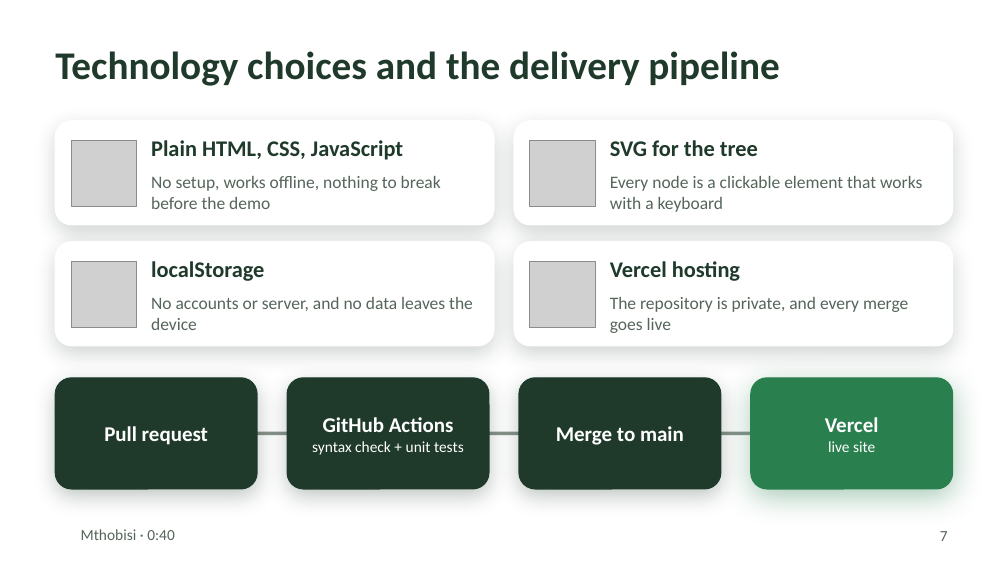
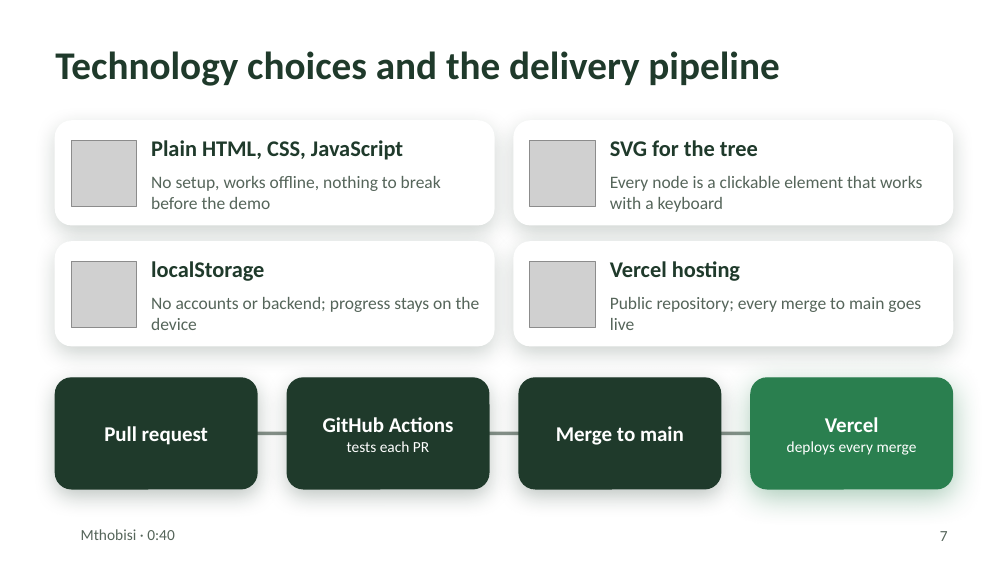
Before and after one commit to 404-name-not-found-cos750/cos212-app, a slide deck: slide 7 of slides/Tree-Hop-presentation.pptx. Drawn at 1008x567 pixels with LibreOffice and Linux fonts; fonts in the diff are those of the drawing; grey boxes stand for pictures; background and template pictures are left out. Boxes give left, top, right and bottom in pixels: in the first picture for what was removed or moved away, otherwise in the second. Text is boxed around its words. In the diff, an @@ line names an element or a change of style, - is before the commit and + after.

```diff
--- a/slides/Tree-Hop-presentation.pptx
+++ b/slides/Tree-Hop-presentation.pptx
@@ text at [151, 297, 480, 330]: text changed @@
-No accounts or server, and no data leaves the device
+No accounts or backend; progress stays on the device
@@ text at [610, 297, 921, 330]: text changed @@
-The repository is private, and every merge goes live
+Public repository; every merge to main goes live
@@ text at [347, 441, 429, 452]: text changed @@
-syntax check + unit tests
+tests each PR
@@ text at [787, 441, 917, 455]: text changed @@
-live site
+deploys every merge
```
Also in this commit, not shown: 5 other slides changed, 15 other files.
